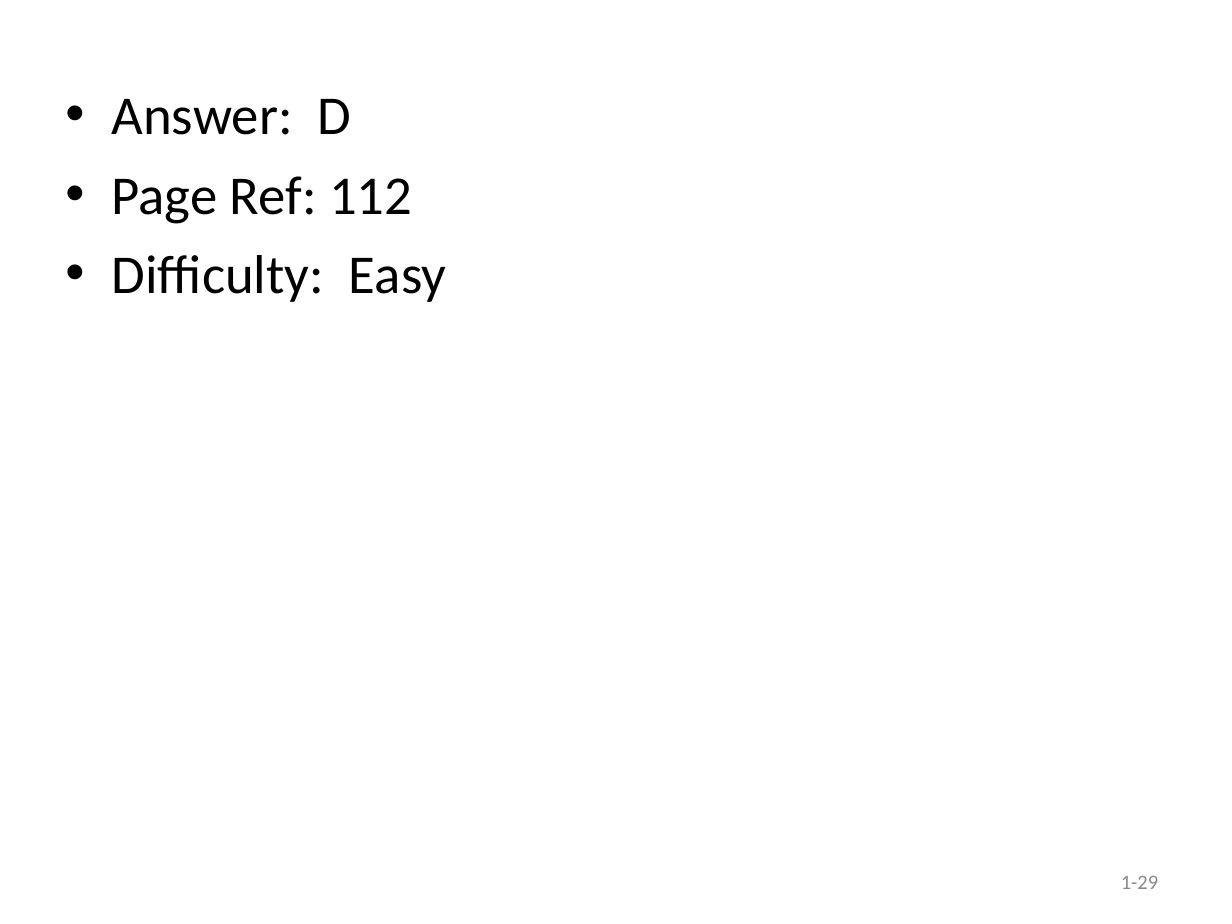
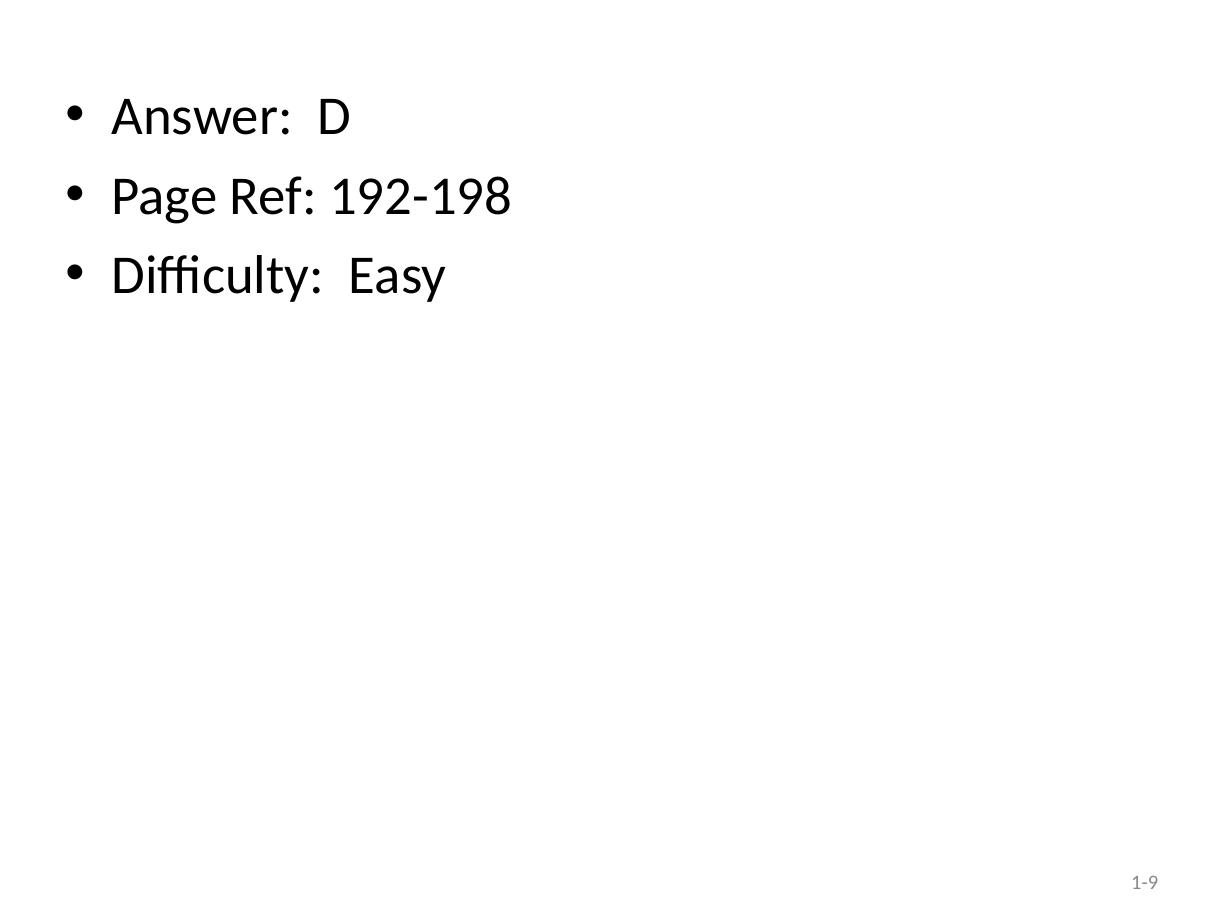
Before and after one commit to hehemin/bayeswhu.github.io, a slide deck: slide 9 of teaching/trade/Quiz1.ppt (slide 29 before the commit). Drawn at 1232x924 pixels with LibreOffice and Linux fonts; fonts in the diff are those of the drawing. Boxes give left, top, right and bottom in pixels: in the first picture for what was removed or moved away, otherwise in the second. Text is boxed around its words. In the diff, an @@ line names an element or a change of style, - is before the commit and + after.

```diff
--- a/teaching/trade/Quiz1.ppt
+++ b/teaching/trade/Quiz1.ppt
@@ text at bbox=[112, 176, 512, 224]: text changed @@
-• Page Ref: 112
+• Page Ref: 192-198
@@ page number at bbox=[1131, 876, 1158, 889]: text changed @@
-1-29
+1-9
```
Also in this commit, not shown: 28 other slides changed, 30 slides added, 2 slides removed, 2 other files.
